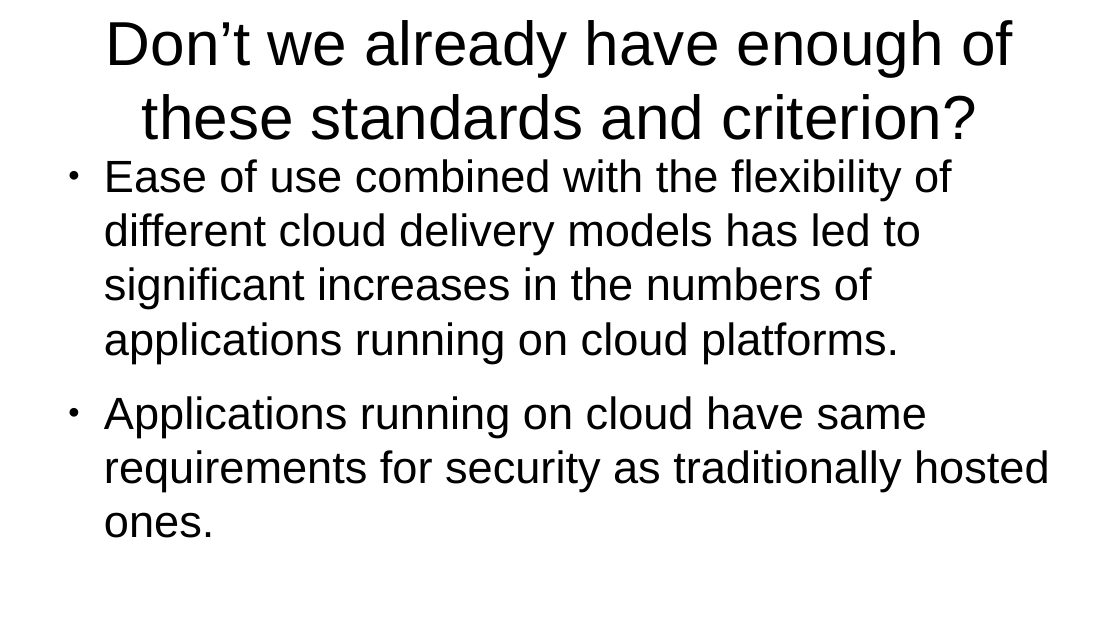
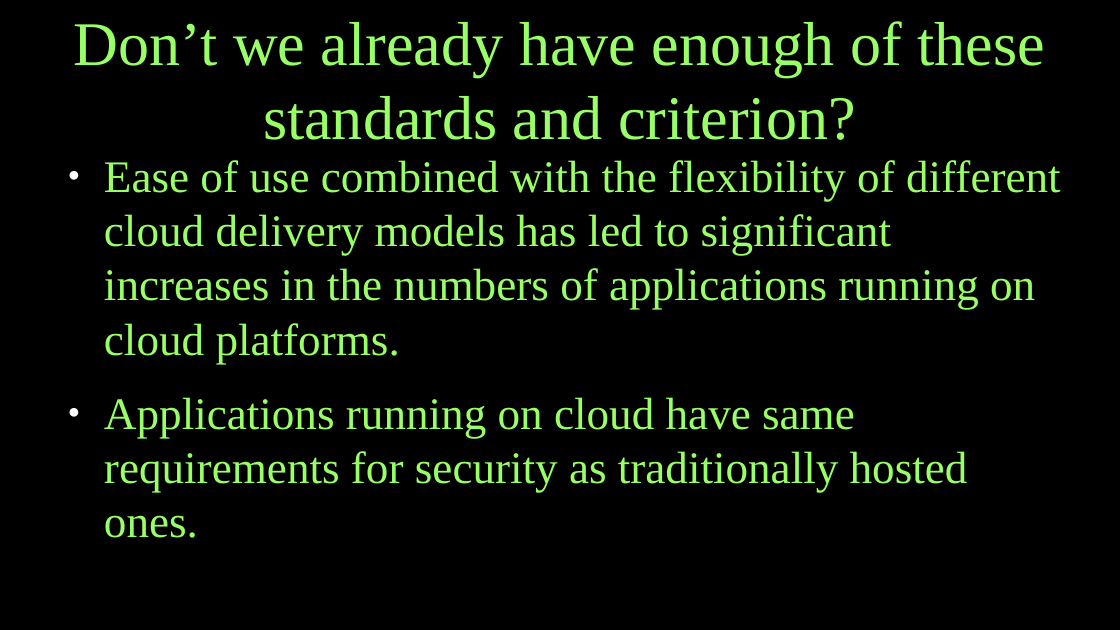
Before and after one commit to kissavideot/thesis, a slide deck: slide 2 of thesis_seminar.odp. Drawn at 1120x630 pixels with LibreOffice and Linux fonts; fonts in the diff are those of the drawing. Boxes give left, top, right and bottom in pixels: in the first picture for what was removed or moved away, otherwise in the second. Text is boxed around its words. In the diff, an @@ line names an element or a change of style, - is before the commit and + after.

```diff
--- a/thesis_seminar.odp
+++ b/thesis_seminar.odp
@@ background #FFFFFF to #000000 @@
@@ title "Don’t we already have enough ..." at [74,21,1044,140]: font Arial to Times New Roman, text colour #000000 to #99FF66 @@
@@ text "Ease of use combined with ..." at [104,160,1061,492]: font Arial to Times New Roman, text colour #000000 to #99FF66; bullet colour #000000 to #FFFFFF @@
```
Also in this commit, not shown: 7 other slides changed.
